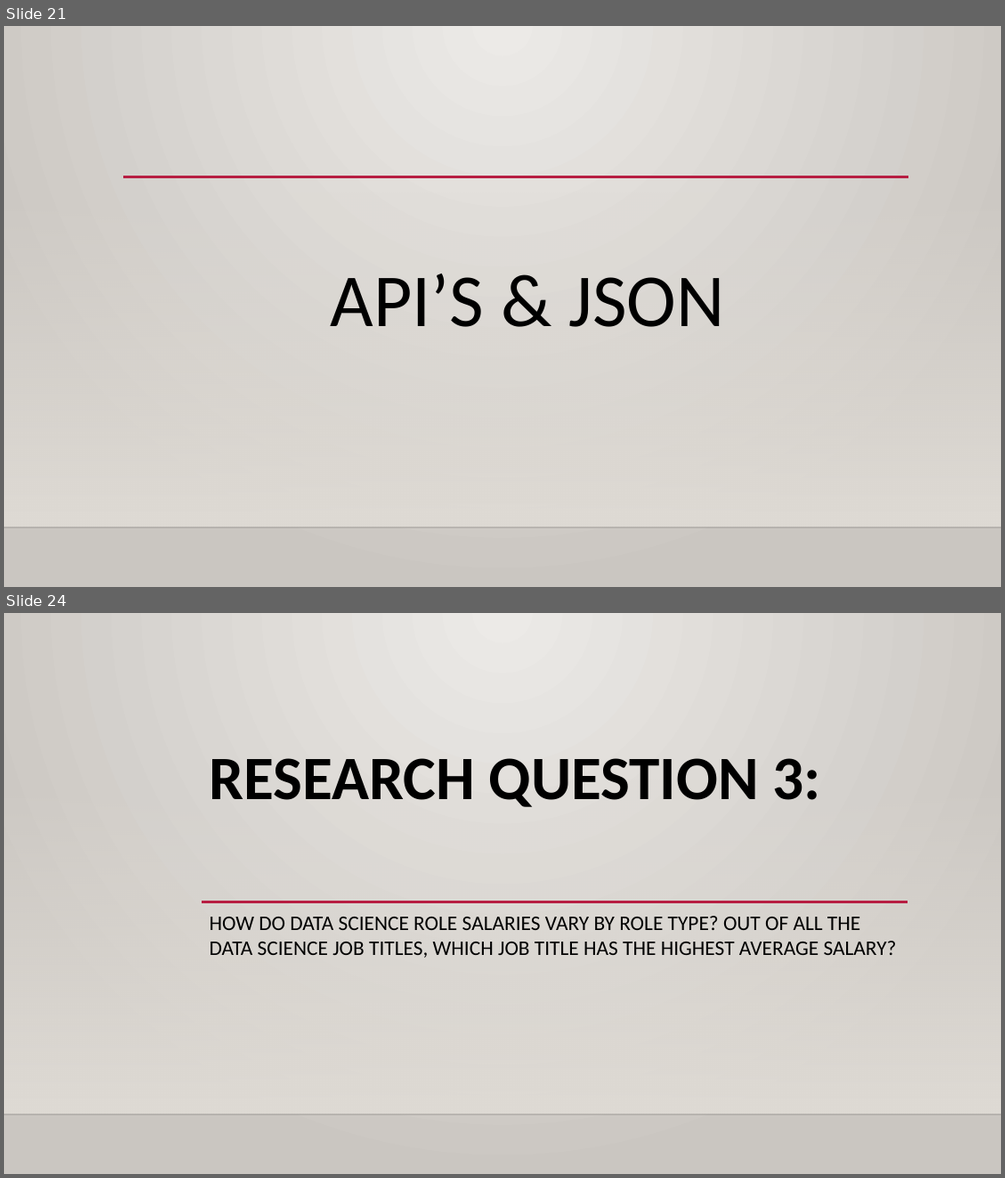
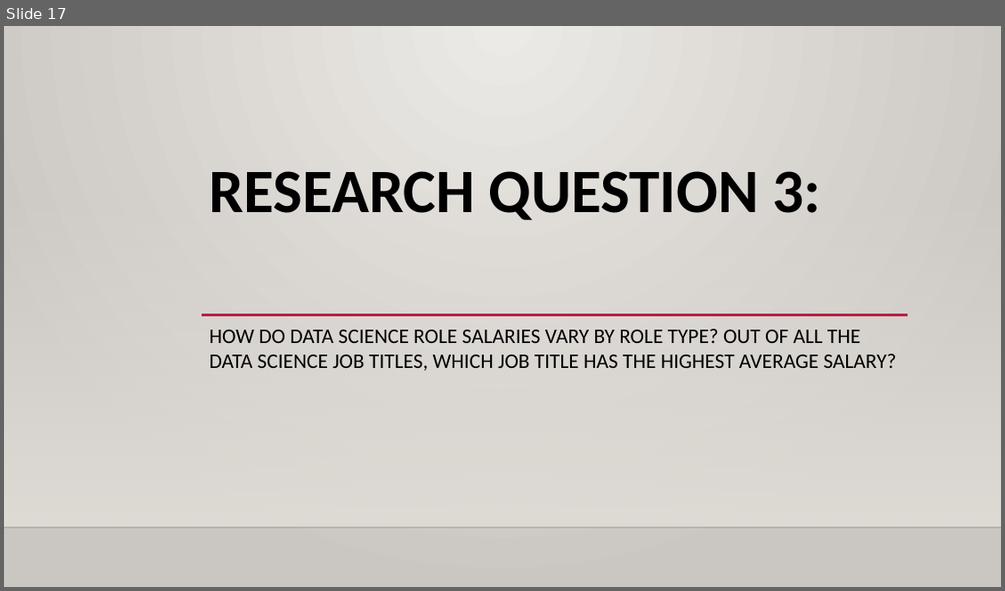
Before and after one commit to Prathima0808/project-one, a slide deck: Project 1 - Presentation Slides.pptx. Shown one above the other, each under a label of ours: slides 21 and 24 before the commit, slide 17 after it; the slides between them are not shown. The pictures are 1005x1178 and 1005x591 pixels, drawn with LibreOffice and Linux fonts; fonts in the diff are those of the drawing; background and template pictures are left out. Boxes give left, top, right and bottom in pixels: in the first picture for what was removed or moved away, otherwise in the second. Text is boxed around its words. In the diff, an @@ line names an element or a change of style, - is before the commit and + after.

```diff
--- a/Project 1 - Presentation Slides.pptx
+++ b/Project 1 - Presentation Slides.pptx
@@ slide 21 removed at bbox=[4, 26, 1001, 587], background gradient #ECEAE7 to #CAC7C1; not listed: 2 template elements that a slide beside it also shows @@
@@ line removed from (123, 177) to (909, 177) @@
@@ title removed at bbox=[331, 273, 725, 327] @@
-API’S & JSON
@@ what was slide 24 is now slide 17 @@
```
Also in this commit, not shown: 3 slides changed, 1 slide added, 7 other slides removed.
